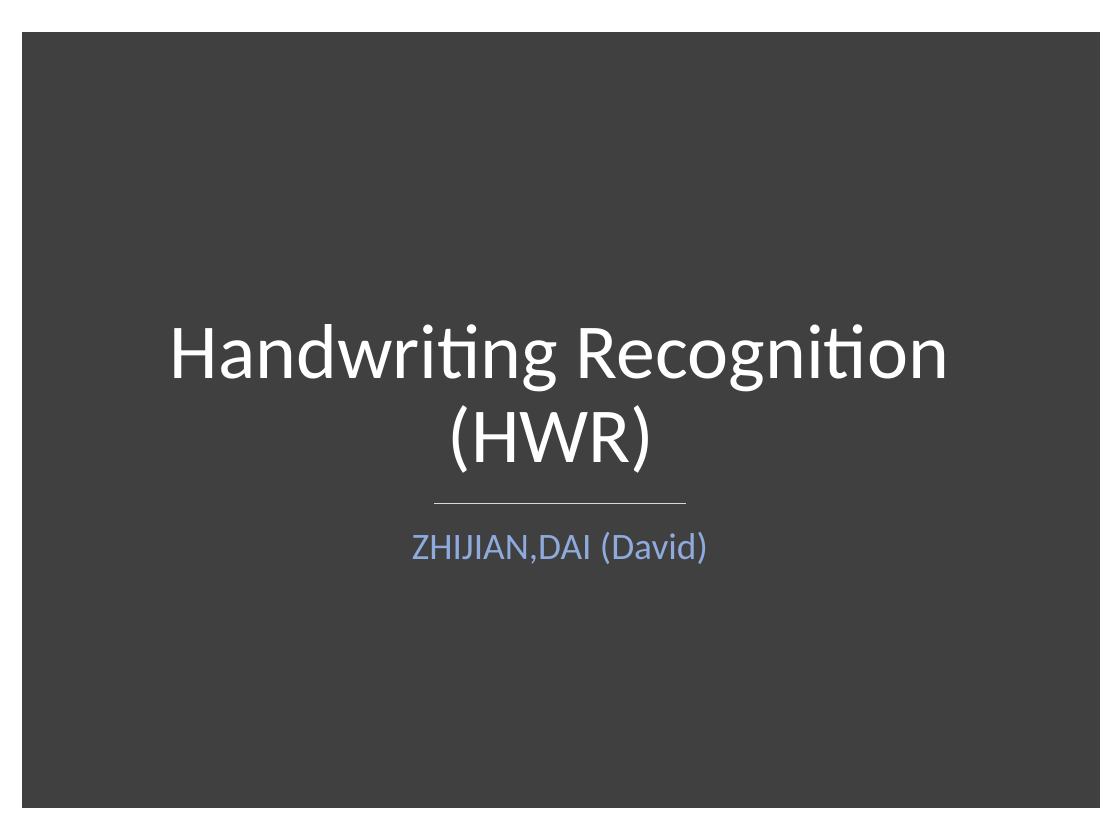
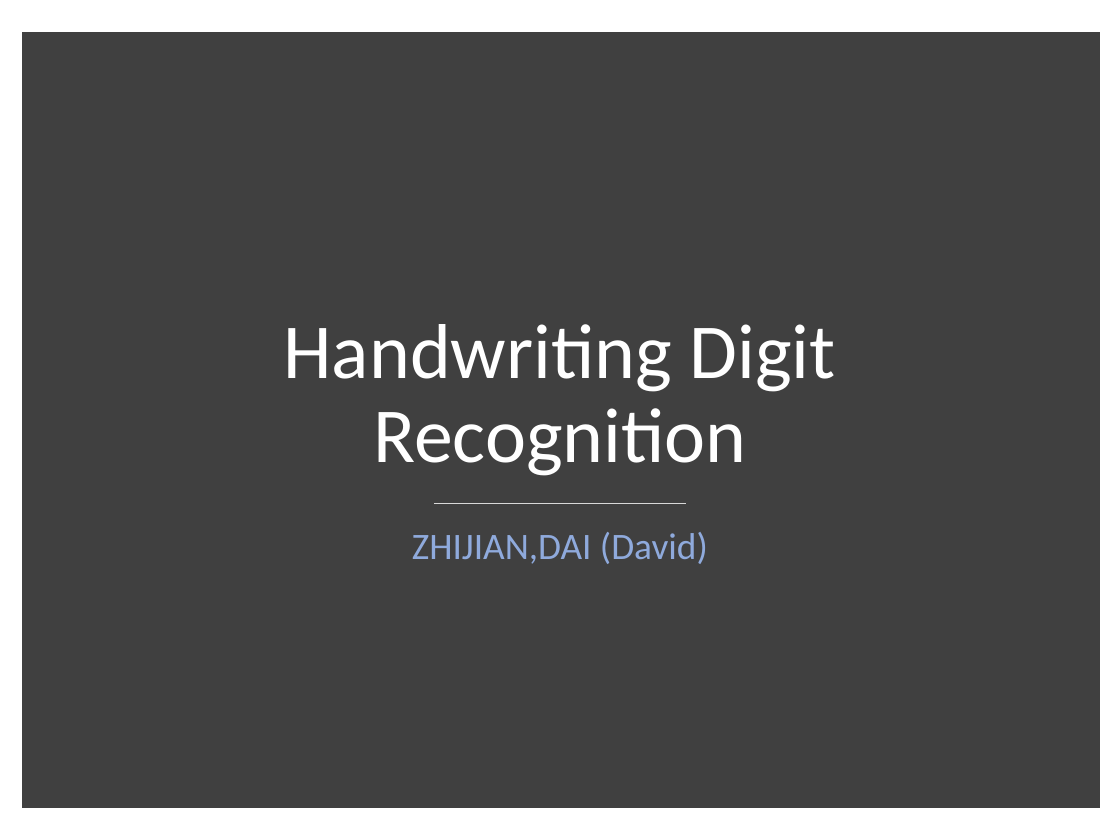
Before and after one commit to DavidD997/Handwriting_Digit_Recognition, a slide deck: slide 1 of Presentation/HWR Presentation Final.pptx. Drawn at 1120x840 pixels with LibreOffice and Linux fonts; fonts in the diff are those of the drawing. Boxes give left, top, right and bottom in pixels: in the first picture for what was removed or moved away, otherwise in the second. Text is boxed around its words. In the diff, an @@ line names an element or a change of style, - is before the commit and + after.

```diff
--- a/Presentation/HWR Presentation Final.pptx
+++ b/Presentation/HWR Presentation Final.pptx
@@ title at <box>283,324,836,476</box>: text changed @@
-Handwriting Recognition
-(HWR)
+Handwriting Digit Recognition
```
Also in this commit, not shown: 2 other slides changed.
